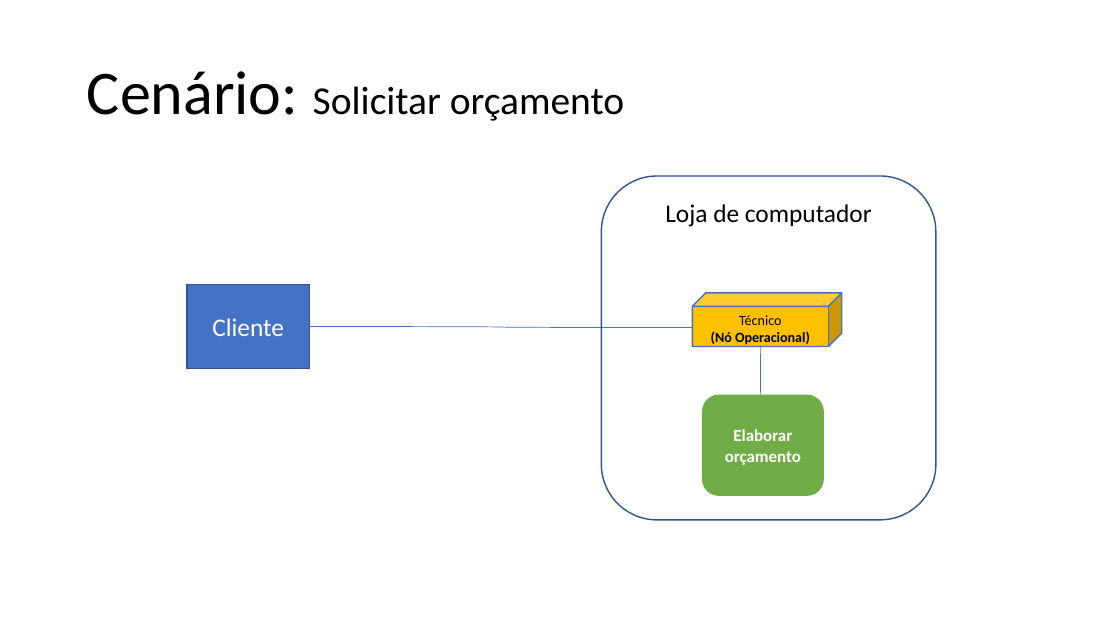
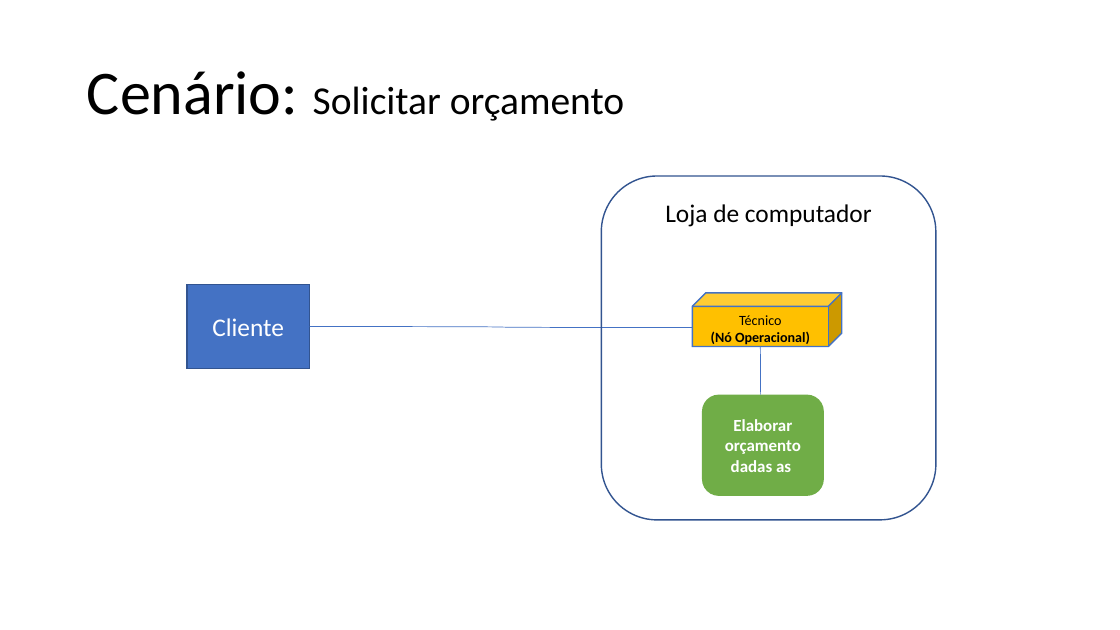
Before and after one commit to lmoraesImpacta/OPE, a slide deck: slide 2 of Artefatos/15-ArquiteturaDeNegocioParaCadaCenario.pptx. Drawn at 1120x630 pixels with LibreOffice and Linux fonts; fonts in the diff are those of the drawing. Boxes give left, top, right and bottom in pixels: in the first picture for what was removed or moved away, otherwise in the second. Text is boxed around its words. In the diff, an @@ line names an element or a change of style, - is before the commit and + after.

```diff
--- a/Artefatos/15-ArquiteturaDeNegocioParaCadaCenario.pptx
+++ b/Artefatos/15-ArquiteturaDeNegocioParaCadaCenario.pptx
@@ text in rounded rectangle at [725, 419, 801, 472]: text changed @@
-Elaborar orçamento
+Elaborar orçamento dadas as
```
Also in this commit, not shown: 1 other slide changed, 1 slide removed.
